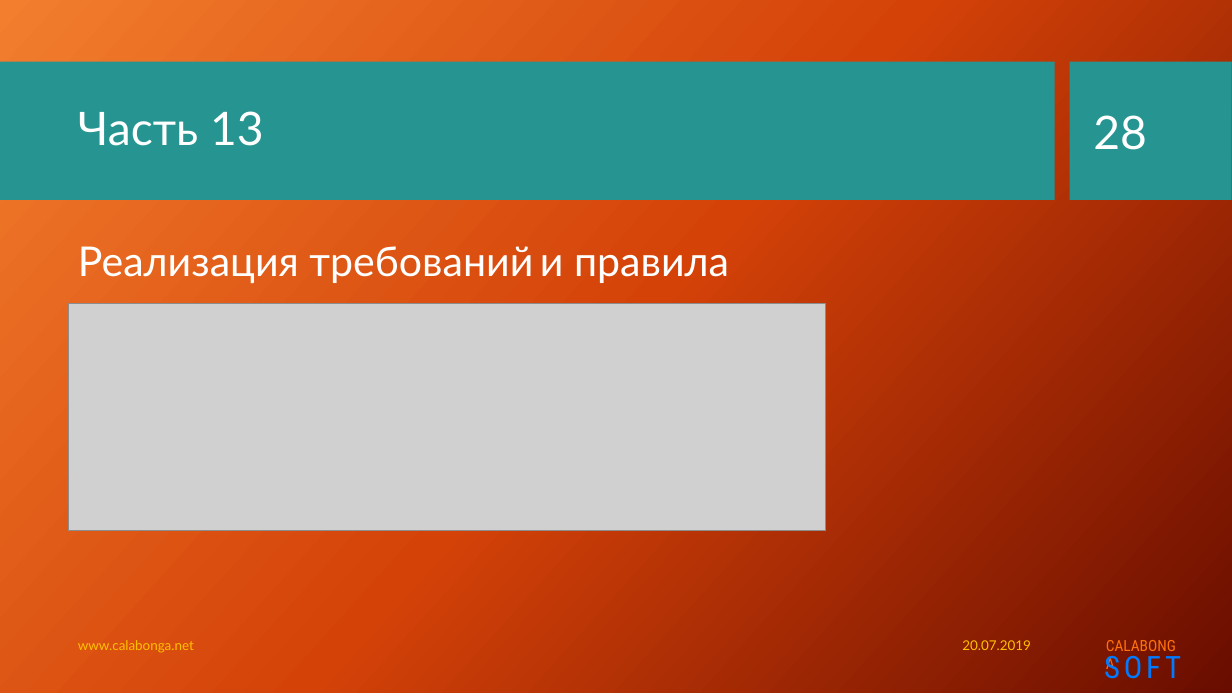
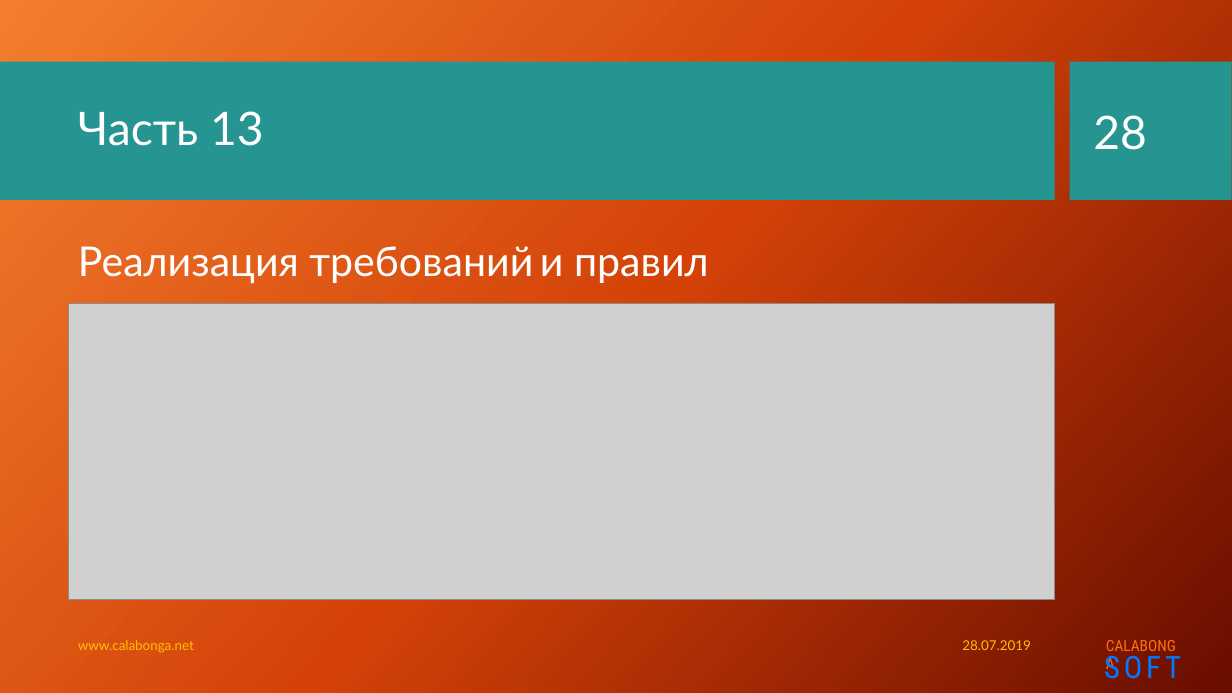
Before and after one commit to Calabonga/Calabonga.Catalog, a slide deck: slide 28 of Presentation/Calabonga.Catalog.pptx. Drawn at 1232x693 pixels with LibreOffice and Linux fonts; fonts in the diff are those of the drawing; grey boxes stand for pictures; background and template pictures are left out. Boxes give left, top, right and bottom in pixels: in the first picture for what was removed or moved away, otherwise in the second. Text is boxed around its words. In the diff, an @@ line names an element or a change of style, - is before the commit and + after.

```diff
--- a/Presentation/Calabonga.Catalog.pptx
+++ b/Presentation/Calabonga.Catalog.pptx
@@ text at (x1=78, y1=246, x2=709, y2=283): text changed @@
-Реализация требований и правила
+Реализация требований и правил
@@ picture resized from (x1=68, y1=303, x2=825, y2=531) to (x1=68, y1=303, x2=1055, y2=600) @@
@@ text at (x1=962, y1=640, x2=1030, y2=650): text changed @@
-20.07.2019
+28.07.2019
```
Also in this commit, not shown: 26 other slides changed, 1 slide added, 10 other files.
